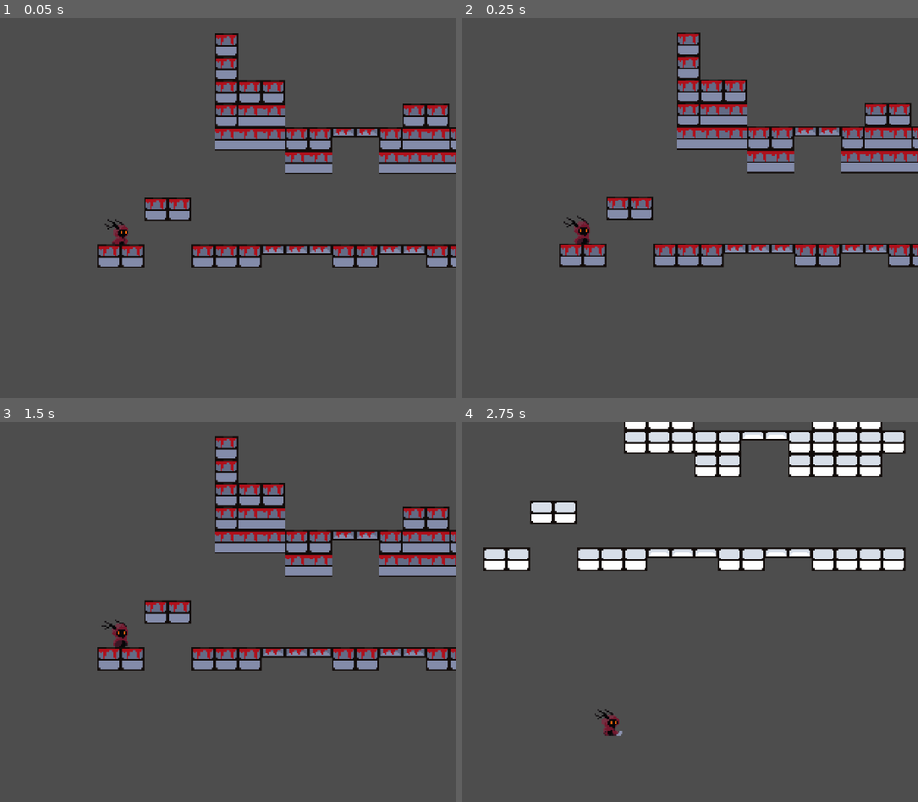
Above: before the commit, frames 1-4 (two rows, left to right).
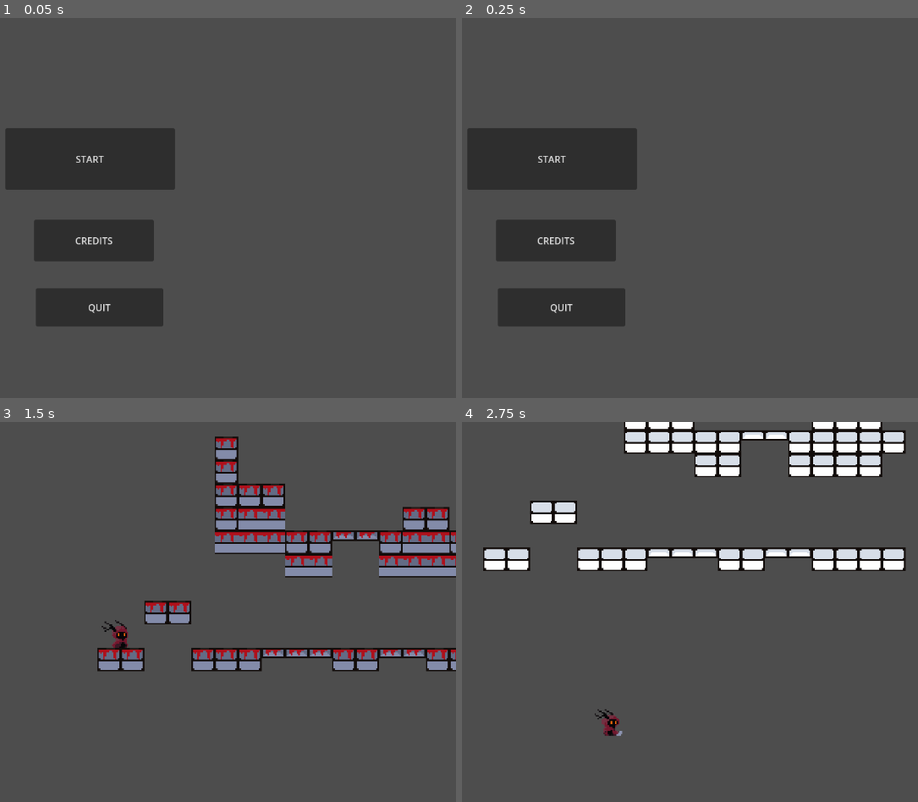
Above: after the commit, the same moments.

Repository: RayYRE/CISSAxGMC-GameJam
Game: Godot game, scene res://scenes/main_menu.tscn
The game is run twice, just before and just after one commit, with the same random seed, the same clock (stepped at 60 frames per second) and the same inputs. Before the commit the project starts from res://scenes/game.tscn.
Inputs (mouse positions are in pixels of both pictures, inside the frame that each line leads up to):
- Up to frame 1 (0.05 s): no input
- Up to frame 2 (0.25 s): no input
- Up to frame 3 (1.5 s): click (95, 646) at 0.5 s, where only the run after the commit has a clickable "CREDITS"; click (91, 562) at 1.25 s, where only the run after the commit has a clickable "START"
- Up to frame 4 (2.75 s): hold D (move_right) from 2.03 s (still down); tap Shift (phaseshift) at 2.1 s; tap Space (jump) at 2.27 s

The runs differ from the first frame. In frame 1, 22% of the frame differs, in the area x 1-100%, y 4-82%; in frame 2, 22%; in frame 3, 3.0%; in frame 4, nothing differs.

Commit message:
Main Menu
Added main menu

Diff:
--- a/CharacterBody2D.tscn
+++ /dev/null
@@ -1,5 +0,0 @@
-[gd_scene format=3 uid="uid://cx2ci30gs18h0"]
-
-[node name="Player2" type="CharacterBody2D"]
-
-[node name="Sprite2D" type="Sprite2D" parent="."]
--- a/project.godot
+++ b/project.godot
@@ -11,7 +11,7 @@
 [application]
 
 config/name="PhaseShift"
-run/main_scene="uid://b3dnqm7fpr4lx"
+run/main_scene="uid://b82fsrl1wopr6"
 config/features=PackedStringArray("4.4", "Forward Plus")
 config/icon="res://icon.svg"
 
--- a/scenes/game.tscn
+++ b/scenes/game.tscn
@@ -275,6 +275,7 @@
 
 [sub_resource type="TileSet" id="TileSet_lnu2h"]
 physics_layer_0/collision_layer = 2
+physics_layer_1/collision_layer = 0
 sources/0 = SubResource("TileSetAtlasSource_yqjtg")
 sources/1 = SubResource("TileSetAtlasSource_u5sy4")
 
@@ -314,10 +315,10 @@
 tile_map_data = PackedByteArray("AAAAAAUAAAAAAAAAAAABAAUAAAAAAAAAAAACAAMAAAAAAAAAAAADAAMAAAAAAAAAAAAEAAUAAAAAAAAAAAAFAA …(608 unchanged characters)…
 tile_set = SubResource("TileSet_lnu2h")
 
-[node name="Area2D" type="Area2D" parent="."]
+[node name="Void" type="Area2D" parent="."]
 collision_layer = 4
 
-[node name="CollisionShape2D" type="CollisionShape2D" parent="Area2D"]
+[node name="CollisionShape2D" type="CollisionShape2D" parent="Void"]
 position = Vector2(228.75, 36)
 shape = SubResource("RectangleShape2D_p57ef")
 
@@ -325,4 +326,4 @@
 unique_name_in_owner = true
 position = Vector2(0, -10)
 
-[connection signal="body_shape_entered" from="Area2D" to="Satyr" method="_on_area_2d_body_shape_entered"]
+[connection signal="body_shape_entered" from="Void" to="Satyr" method="_on_area_2d_body_shape_entered"]
--- /dev/null
+++ b/scenes/main_menu.tscn
@@ -0,0 +1,40 @@
+[gd_scene load_steps=2 format=3 uid="uid://b82fsrl1wopr6"]
+
+[ext_resource type="Script" uid="uid://dfxa5skrvwjot" path="res://scripts/MainMenu.gd" id="1_l6cm7"]
+
+[node name="MainMenu" type="Control"]
+layout_mode = 3
+anchors_preset = 15
+anchor_right = 1.0
+anchor_bottom = 1.0
+grow_horizontal = 2
+grow_vertical = 2
+script = ExtResource("1_l6cm7")
+
+[node name="Start" type="Button" parent="."]
+layout_mode = 2
+offset_left = 384.0
+offset_top = 188.0
+offset_right = 673.0
+offset_bottom = 293.0
+text = "START"
+
+[node name="Credits" type="Button" parent="."]
+layout_mode = 2
+offset_left = 433.0
+offset_top = 344.0
+offset_right = 637.0
+offset_bottom = 415.0
+text = "CREDITS"
+
+[node name="Quit" type="Button" parent="."]
+layout_mode = 2
+offset_left = 436.0
+offset_top = 461.0
+offset_right = 653.0
+offset_bottom = 526.0
+text = "QUIT"
+
+[connection signal="pressed" from="Start" to="." method="_on_start_pressed"]
+[connection signal="pressed" from="Credits" to="." method="_on_credits_pressed"]
+[connection signal="pressed" from="Quit" to="." method="_on_quit_pressed"]
--- /dev/null
+++ b/scripts/MainMenu.gd
@@ -0,0 +1,20 @@
+extends Control
+
+
+# Called when the node enters the scene tree for the first time.
+func _ready() -> void:
+	pass # Replace with function body.
+
+
+# Called every frame. 'delta' is the elapsed time since the previous frame.
+func _process(delta: float) -> void:
+	pass
+
+func _on_start_pressed() -> void:
+	get_tree().change_scene_to_file("res://scenes/game.tscn")
+
+func _on_credits_pressed() -> void:
+	pass # Replace with function body.
+
+func _on_quit_pressed() -> void:
+	get_tree().quit()
Not shown, added: scripts/MainMenu.gd.uid
